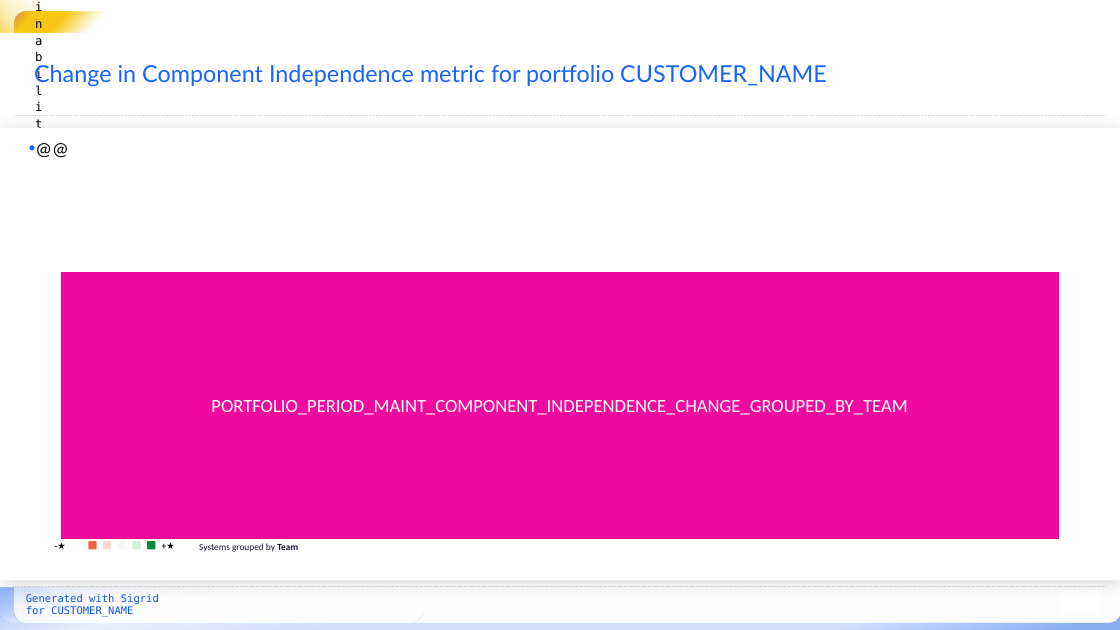
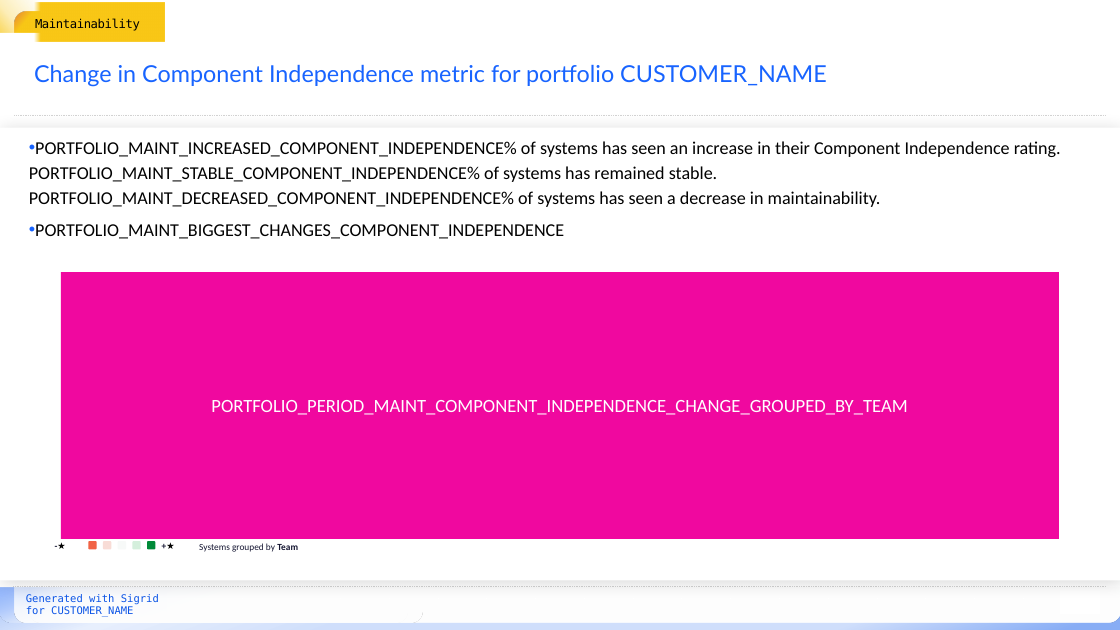
Before and after one commit to Software-Improvement-Group/sigrid-report-generator, a slide deck: slide 14 of src/report_generator/presets/templates/portfolio-metrics.pptx (slide 18 before the commit). Drawn at 1120x630 pixels with LibreOffice and Linux fonts; fonts in the diff are those of the drawing; background and template pictures are left out. Boxes give left, top, right and bottom in pixels: in the first picture for what was removed or moved away, otherwise in the second. Text is boxed around its words. In the diff, an @@ line names an element or a change of style, - is before the commit and + after.

Commit message:
Update portfolio metrics template

```diff
--- a/src/report_generator/presets/templates/portfolio-metrics.pptx
+++ b/src/report_generator/presets/templates/portfolio-metrics.pptx
@@ text "Maintainability" rewrapped from [35,12,49,33] to [35,18,140,31] @@
@@ text at [29,141,1061,239]: text changed; size 16 to 15.5 pt @@
-• @@
+• PORTFOLIO_MAINT_INCREASED_COMPONENT_INDEPENDENCE% of systems has seen an increase in their Component Independence rating. PORTFOLIO_MAINT_STABLE_COMPONENT_INDEPENDENCE% of systems has remained stable. PORTFOLIO_MAINT_DECREASED_COMPONENT_INDEPENDENCE% of systems has seen a decrease in maintainability.
+• PORTFOLIO_MAINT_BIGGEST_CHANGES_COMPONENT_INDEPENDENCE
```
Also in this commit, not shown: 39 other slides changed, 10 slides removed.
